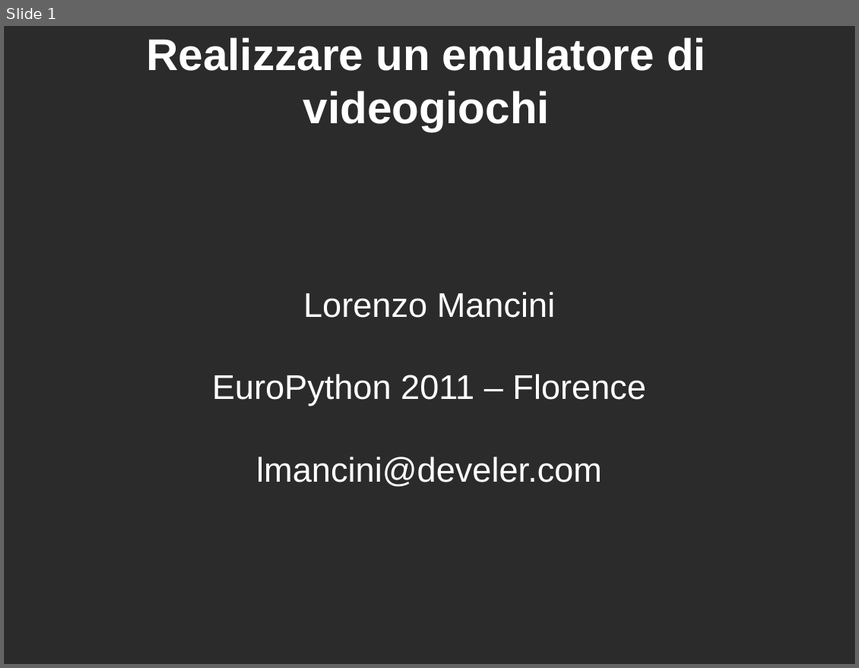
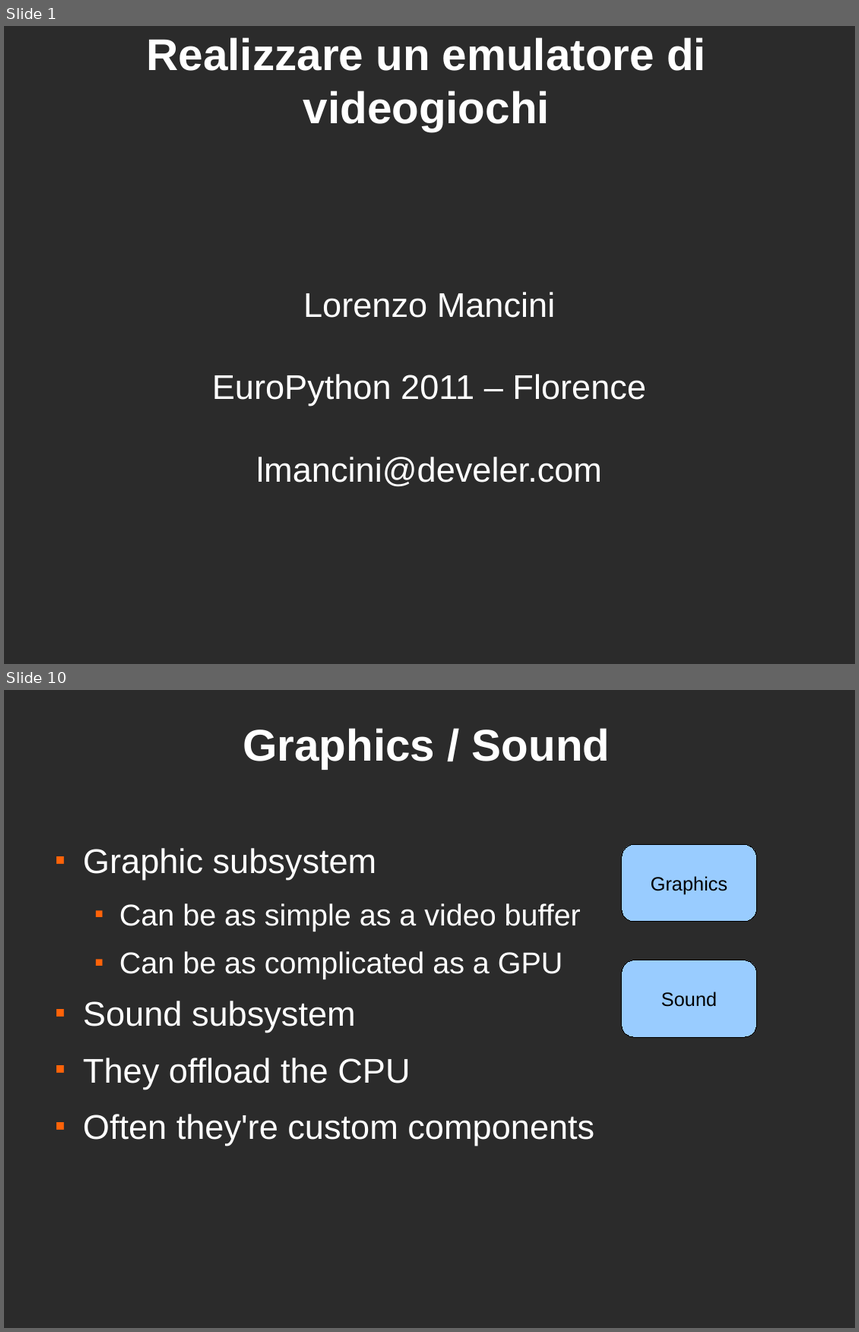
Before and after one commit to lmancini/py8, a slide deck: ep2011/emulatore.odp. Shown one above the other, each under a label of ours: slide 1 before the commit, slides 1 and 10 after it; the slides between them are not shown. The pictures are 859x668 and 859x1332 pixels, drawn with LibreOffice and Linux fonts; fonts in the diff are those of the drawing; background and template pictures are left out; a plain dark background stands for a picture behind light text. Boxes give left, top, right and bottom in pixels: in the first picture for what was removed or moved away, otherwise in the second. Text is boxed around its words. In the diff, an @@ line names an element or a change of style, - is before the commit and + after.

```diff
--- a/ep2011/emulatore.odp
+++ b/ep2011/emulatore.odp
@@ slide 10 added at box(4, 690, 855, 1328), background picture (left out) @@
@@ title added at box(243, 728, 610, 769), 41.4 pt, text #FFFFFF, bold @@
+Graphics / Sound
@@ text added at box(83, 848, 595, 1145), 32 pt, text #FFFFFF @@
+■ Graphic subsystem
+  ■ Can be as simple as a video buffer
+  ■ Can be as complicated as a GPU
+■ Sound subsystem
+■ They offload the CPU
+■ Often they're custom components
@@ rounded rectangle added at box(622, 844, 757, 922), fill #99CCFF, outline #000000 0 pt, 18 pt, text #000000 @@
+Graphics
@@ rounded rectangle added at box(622, 961, 757, 1037), fill #99CCFF, outline #000000 0 pt, 18 pt, text #000000 @@
+Sound
```
Also in this commit, not shown: 2 slides changed, 11 other slides added, 1 slide removed.
